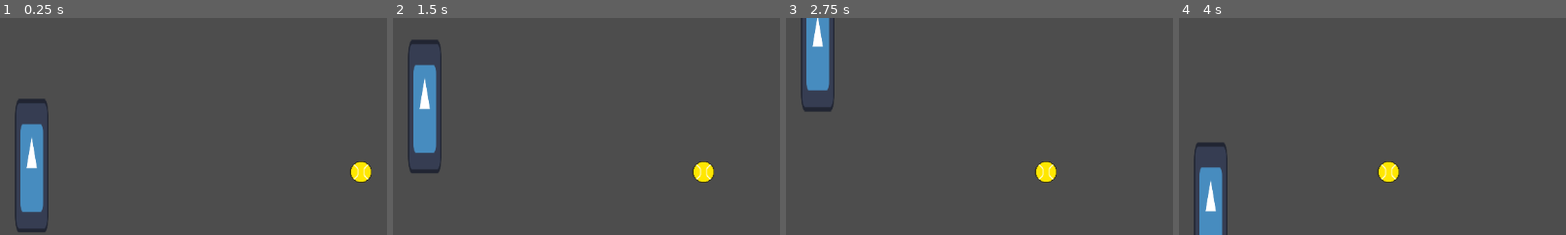
Above: before the commit, frames 1-4 (left to right).
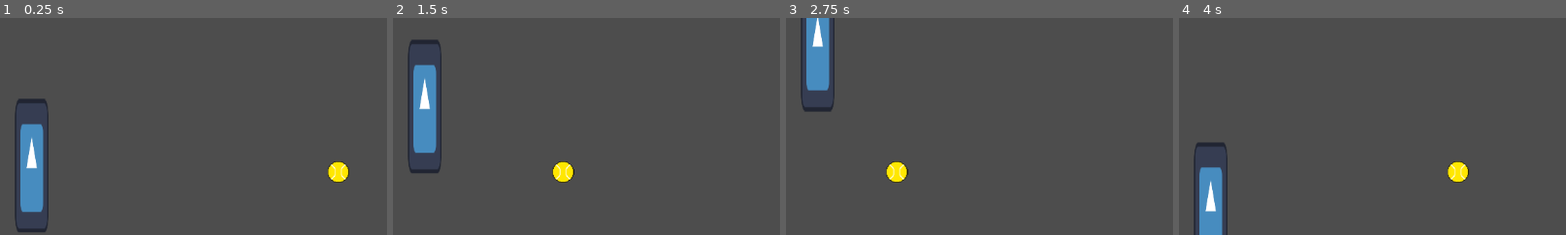
Above: after the commit, the same moments.

Repository: Ejhilton/ping_pong_godot
Game: Godot game, scene res://scenes/game.tscn
Two runs of this game, one before a commit and one after it. Both use one fixed random seed, a clock stepped at 60 frames per second and the inputs below. The engine's default icon, where the game draws it, is replaced by a stand-in: a white triangle on a blue panel in a dark square.
Inputs:
- Up to frame 1 (0.25 s): no input
- Up to frame 2 (1.5 s): hold W (move_up) 0.53-1.28 s; hold S (move_down) from 1.28 s (still down)
- Up to frame 3 (2.75 s): release S (move_down) at 2.03 s; hold W (move_up) from 2.03 s (still down)
- Up to frame 4 (4 s): release W (move_up) at 3.53 s; hold S (move_down) from 3.53 s (still down)
The pictures show only the part of the screen within x 3-52%, y 13-63%; the shares and areas given below are measured in that part.

The runs differ from the first frame. In frame 1, 0.9% of the frame differs, in the area x 84-96%, y 66-76%; in frame 2, 0.9%, in the area x 41-83%, y 66-76%; in frame 3, 0.9%; in frame 4, 0.9%.

Commit message:
Added point zone score counting

Diff:
--- a/game_manager.gd
+++ b/game_manager.gd
@@ -6,5 +6,7 @@
 func add_point(player):
 	if player == 1:
 		p1_score += 1
+		print(p1_score)
 	else:
 		p2_score += 1
+		print(p2_score)
--- a/scenes/ball.tscn
+++ b/scenes/ball.tscn
@@ -6,7 +6,10 @@
 [sub_resource type="CircleShape2D" id="CircleShape2D_13lh1"]
 radius = 16.0
 
-[node name="RigidBody2D" type="RigidBody2D"]
+[node name="ball" type="RigidBody2D"]
+collision_layer = 2
+mass = 0.01
+lock_rotation = true
 script = ExtResource("1_qhweg")
 
 [node name="CollisionShape2D" type="CollisionShape2D" parent="."]
--- a/scenes/game.tscn
+++ b/scenes/game.tscn
@@ -9,19 +9,21 @@
 [node name="Game" type="Node2D"]
 
 [node name="GameManager" type="Node" parent="."]
+unique_name_in_owner = true
 script = ExtResource("1_8x7js")
 
-[node name="CharacterBody2D" parent="." instance=ExtResource("1_mt81c")]
+[node name="player1" parent="." instance=ExtResource("1_mt81c")]
+unique_name_in_owner = true
 position = Vector2(76, 307)
 
-[node name="RigidBody2D" parent="." instance=ExtResource("2_pyiwe")]
+[node name="ball" parent="." instance=ExtResource("2_pyiwe")]
 position = Vector2(580, 316)
 gravity_scale = 0.0
 
-[node name="point_zone" parent="." instance=ExtResource("3_pnesb")]
+[node name="p1_point_zone" parent="." instance=ExtResource("3_pnesb")]
 position = Vector2(-314, 324)
 
-[node name="point_zone2" parent="." instance=ExtResource("3_pnesb")]
+[node name="p2_point_zone" parent="." instance=ExtResource("3_pnesb")]
 position = Vector2(1467, 324)
 
 [node name="bounce_border" parent="." instance=ExtResource("4_7sdmf")]
--- a/scenes/player.tscn
+++ b/scenes/player.tscn
@@ -6,8 +6,10 @@
 [sub_resource type="RectangleShape2D" id="RectangleShape2D_1xdwm"]
 size = Vector2(43, 195)
 
-[node name="CharacterBody2D" type="RigidBody2D"]
+[node name="player" type="RigidBody2D"]
+mass = 1000.0
 gravity_scale = 0.0
+lock_rotation = true
 script = ExtResource("1_fpgcr")
 
 [node name="CollisionShape2D" type="CollisionShape2D" parent="."]
--- a/scenes/point_zone.tscn
+++ b/scenes/point_zone.tscn
@@ -6,7 +6,14 @@
 size = Vector2(623, 854)
 
 [node name="point_zone" type="Area2D"]
+collision_mask = 2
 script = ExtResource("1_y4yrl")
 
 [node name="CollisionShape2D" type="CollisionShape2D" parent="."]
 shape = SubResource("RectangleShape2D_n3pp6")
+
+[node name="Timer" type="Timer" parent="."]
+one_shot = true
+
+[connection signal="body_entered" from="." to="." method="_on_body_entered"]
+[connection signal="timeout" from="Timer" to="." method="_on_timer_timeout"]
--- a/scripts/ball.gd
+++ b/scripts/ball.gd
@@ -1,6 +1,6 @@
 extends RigidBody2D
 
-var startForce = Vector2(-30,0)
+var startForce = Vector2(-100,0)
 
 # Called when the node enters the scene tree for the first time.
 func _ready():
--- a/scripts/point_zone.gd
+++ b/scripts/point_zone.gd
@@ -1,11 +1,19 @@
 extends Area2D
 
-
-# Called when the node enters the scene tree for the first time.
-func _ready():
-	pass # Replace with function body.
+@onready var game_manager = %GameManager
+@onready var player_1 = %player1
+@onready var timer = $Timer
 
 
-# Called every frame. 'delta' is the elapsed time since the previous frame.
-func _process(delta):
-	pass
+func _on_body_entered(body):
+	if body == %player1:
+		game_manager.add_point(1)
+		timer.start()
+	else:
+		game_manager.add_point(2)
+		timer.start()
+
+
+
+func _on_timer_timeout():
+	get_tree().reload_current_scene()
